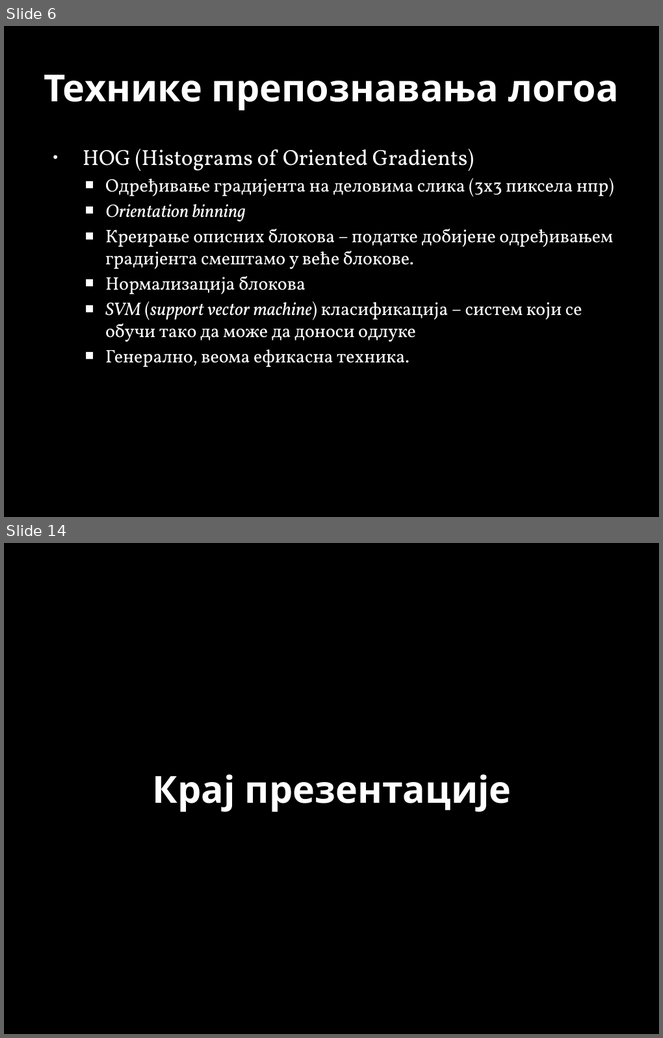
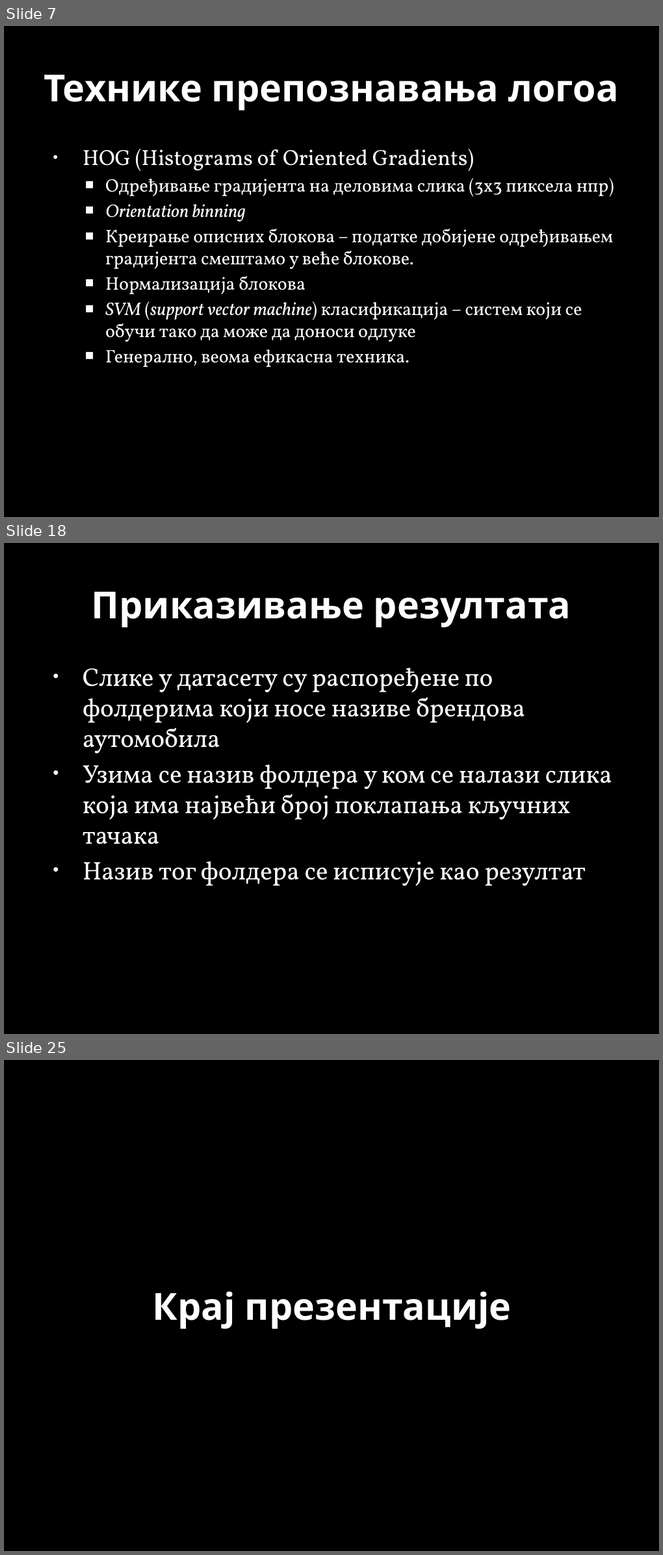
Before and after one commit to MarkoSavija/projekat_Soft_Computing, a slide deck: Car Logo Tracker.pptx. Shown one above the other, each under a label of ours: slides 6 and 14 before the commit, slides 7, 18 and 25 after it; the slides between them are not shown. The pictures are 663x1038 and 663x1555 pixels, drawn with LibreOffice and Linux fonts; fonts in the diff are those of the drawing; background and template pictures are left out. Boxes give left, top, right and bottom in pixels: in the first picture for what was removed or moved away, otherwise in the second. Text is boxed around its words. In the diff, an @@ line names an element or a change of style, - is before the commit and + after.

```diff
--- a/Car Logo Tracker.pptx
+++ b/Car Logo Tracker.pptx
@@ slide 18 added at (4, 543, 659, 1034), background picture (left out) @@
@@ title added at (92, 592, 571, 627), 41 pt, text #FFFFFF, bold @@
+Приказивање резултата
@@ text added at (83, 668, 612, 886), 28 pt, text #FFFFFF @@
+• Слике у датасету су распоређене по фолдерима који носе називе брендова аутомобила
+• Узима се назив фолдера у ком се налази слика која има највећи број поклапања кључних тачака
+• Назив тог фолдера се исписује као резултат
@@ what was slide 6 is now slide 7 @@
@@ what was slide 14 is now slide 25 @@
```
Also in this commit, not shown: 6 slides changed, 13 other slides added, 3 slides removed, 12 other files.
